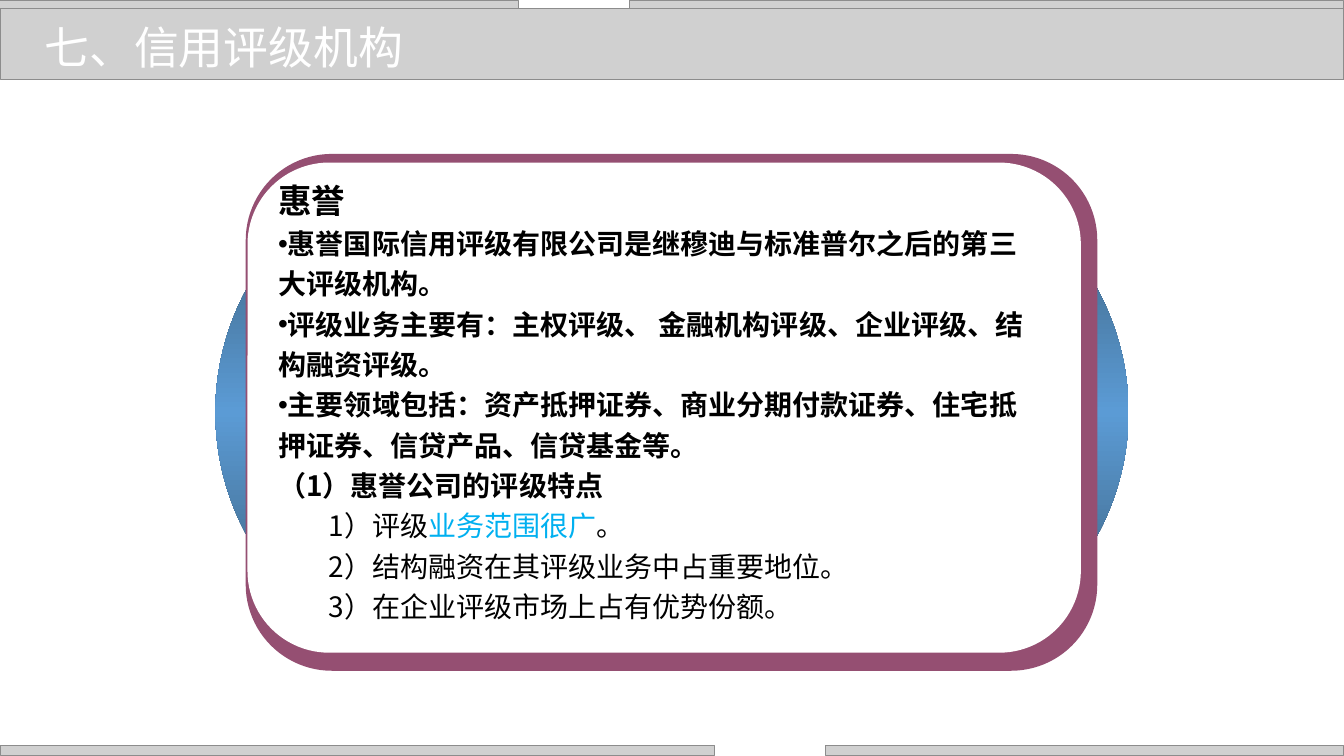
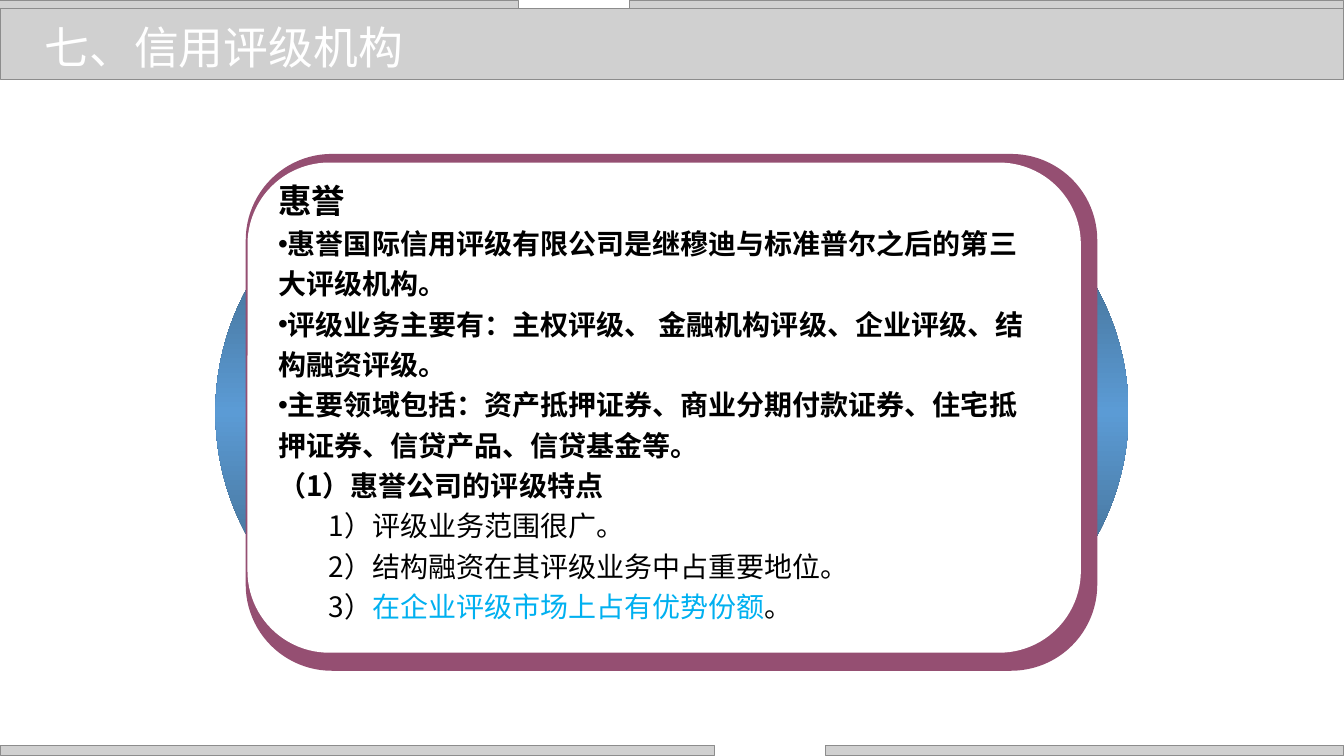
Before and after one commit to zhangjianzhang/internet_credit, a slide deck: slide 42 of files/slides/lecture_4.pptx. Drawn at 1344x756 pixels with LibreOffice and Linux fonts; fonts in the diff are those of the drawing; grey boxes stand for pictures; background and template pictures are left out. Boxes give left, top, right and bottom in pixels: in the first picture for what was removed or moved away, otherwise in the second. Text is boxed around its words. In the diff, an @@ line names an element or a change of style, - is before the commit and + after.

```diff
--- a/files/slides/lecture_4.pptx
+++ b/files/slides/lecture_4.pptx
@@ text at bbox=[329, 512, 793, 620]: text colour #00B0F0 to #000000 in "1）评级业务范围很广。"; text colour #000000 to #00B0F0 in "3）在企业评级市场上占有优势份额。" @@
```
Also in this commit, not shown: 20 other slides changed, 5 other files.
